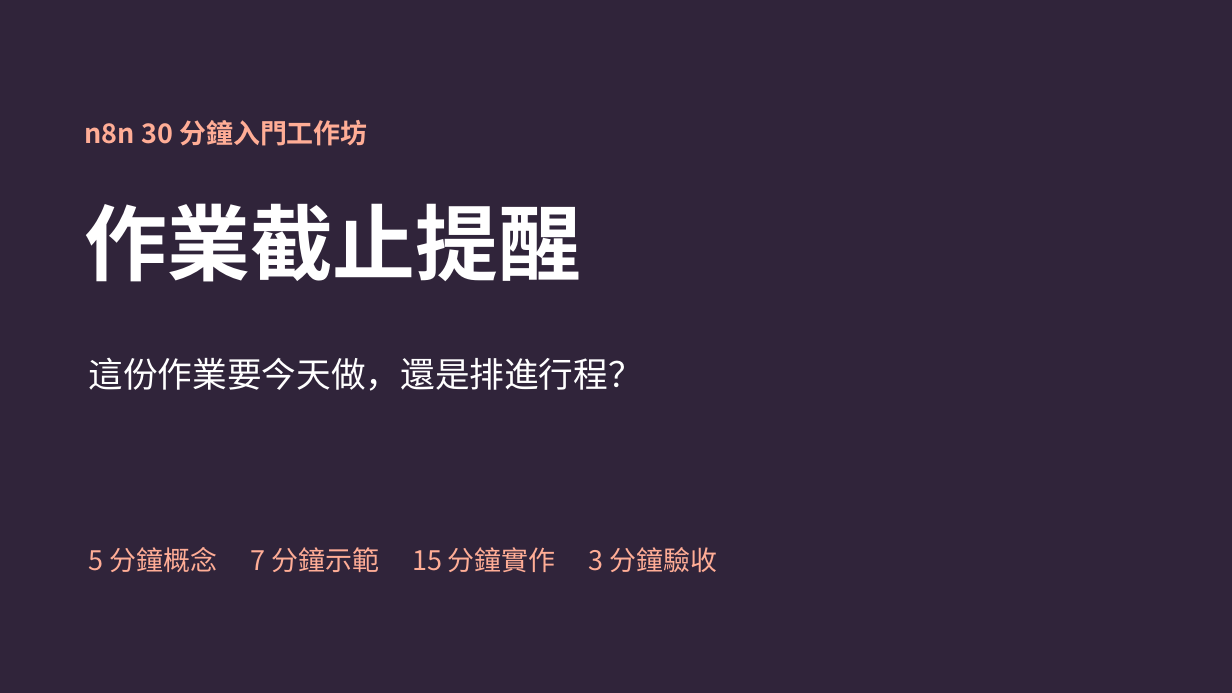
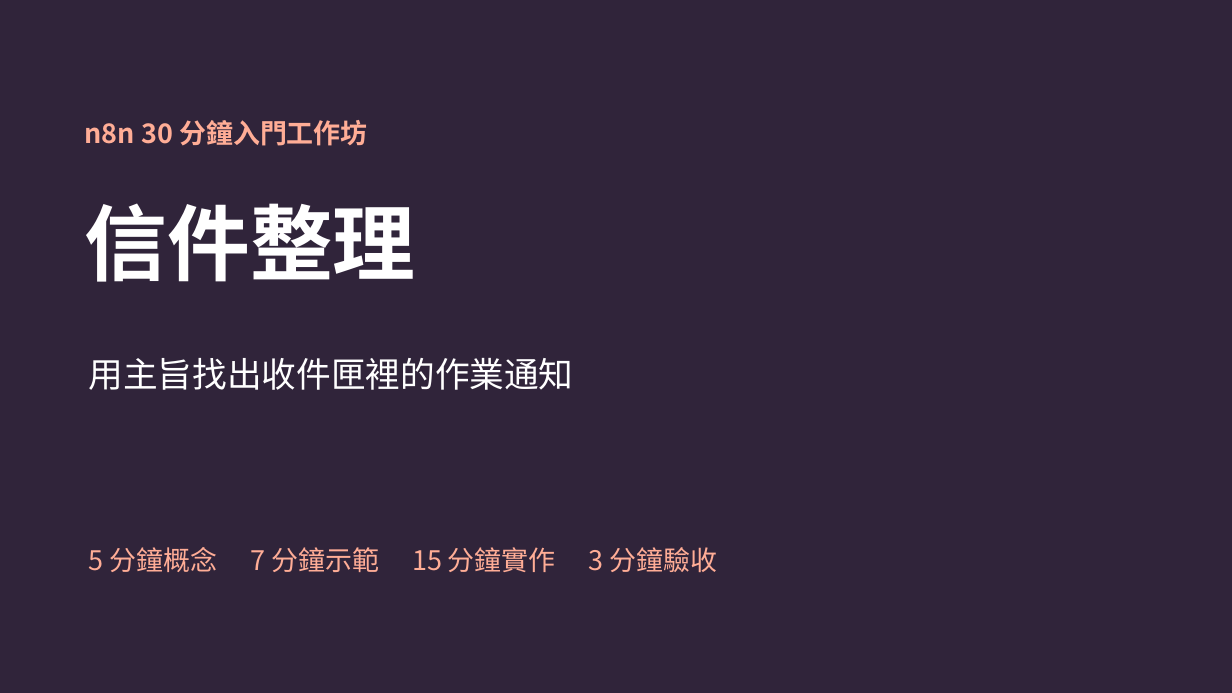
Before and after one commit to robylin829/n8n-30min-workshop, a slide deck: slide 1 of slides/n8n-30min-workshop.pptx. Drawn at 1232x693 pixels with LibreOffice and Linux fonts; fonts in the diff are those of the drawing. Boxes give left, top, right and bottom in pixels: in the first picture for what was removed or moved away, otherwise in the second. Text is boxed around its words. In the diff, an @@ line names an element or a change of style, - is before the commit and + after.

```diff
--- a/slides/n8n-30min-workshop.pptx
+++ b/slides/n8n-30min-workshop.pptx
@@ text at (85, 203, 416, 282): text changed @@
-作業截止提醒
+信件整理
@@ text at (89, 358, 574, 390): text changed @@
-這份作業要今天做，還是排進行程？
+用主旨找出收件匣裡的作業通知
```
Also in this commit, not shown: 6 other slides changed, 5 other files.
